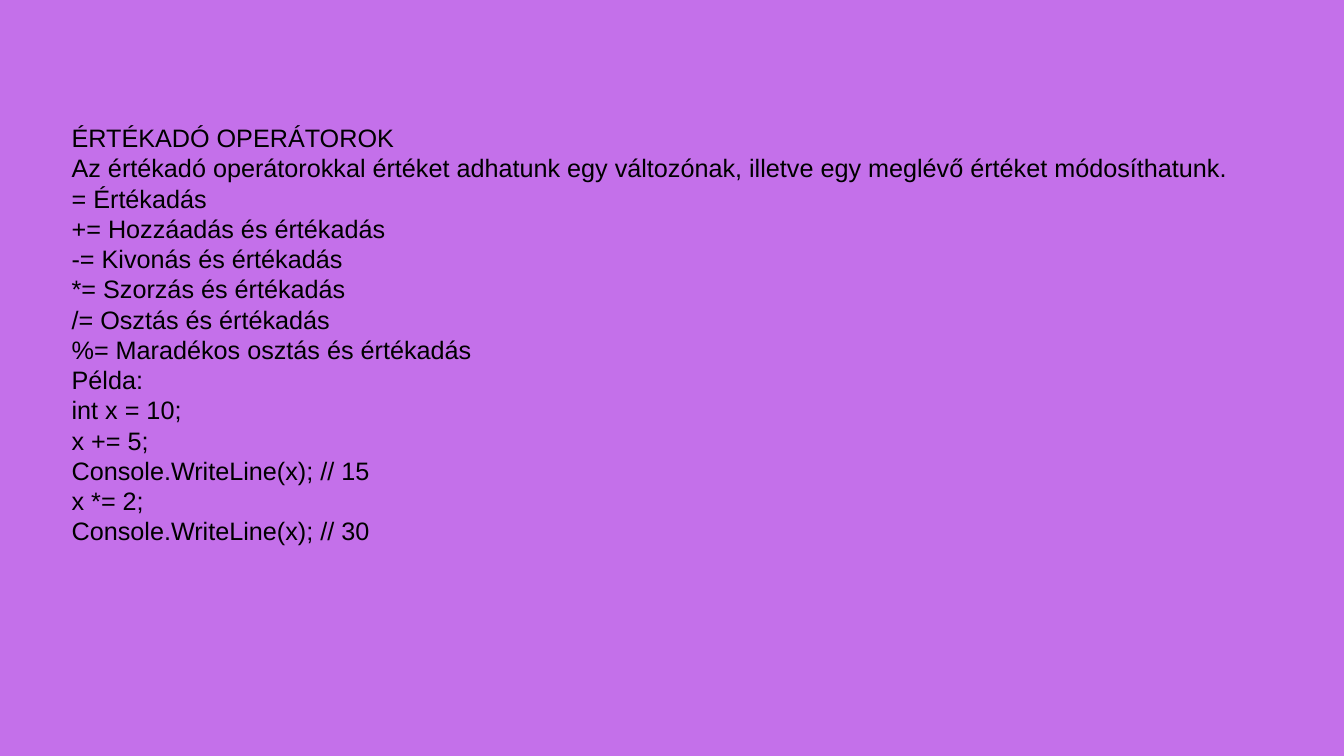
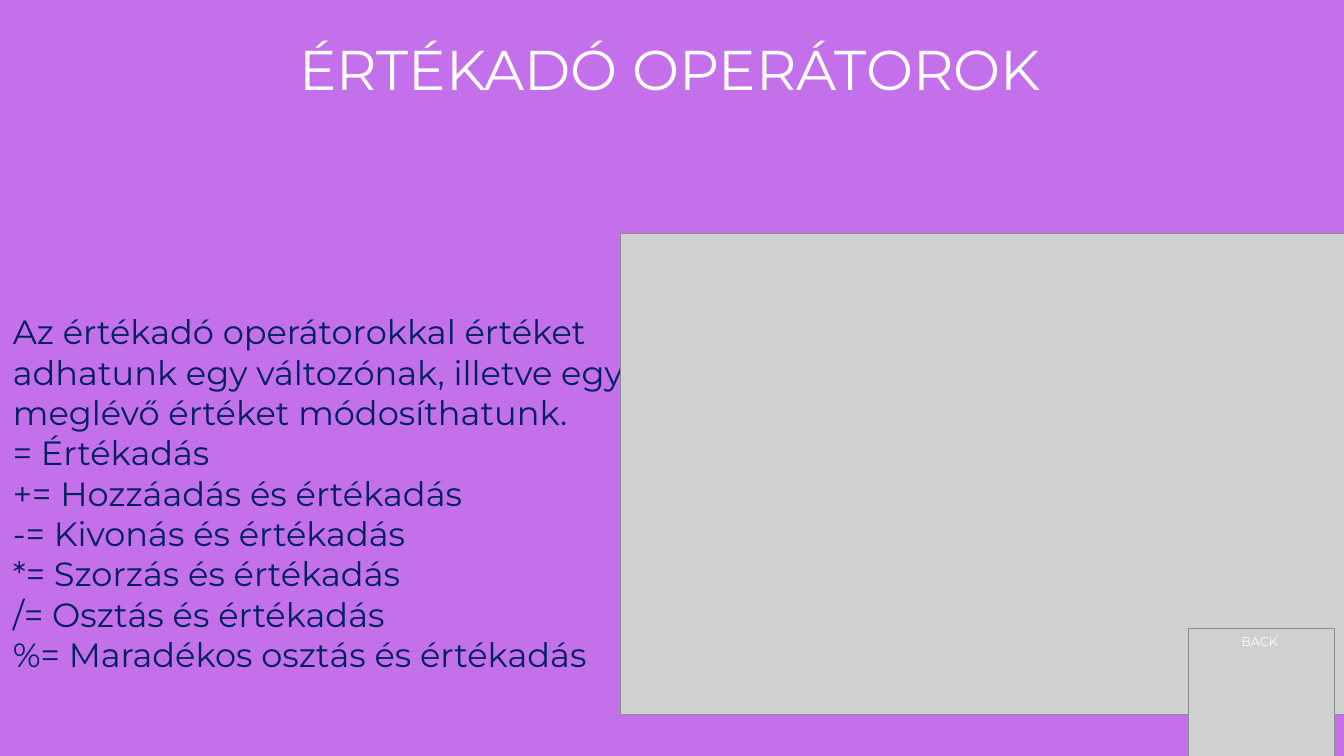
Before and after one commit to Goncol0907/Operatorok, a slide deck: slide 5 of Operátorok.pptx (slide 7 before the commit). Drawn at 1344x756 pixels with LibreOffice and Linux fonts; fonts in the diff are those of the drawing; grey boxes stand for pictures. Boxes give left, top, right and bottom in pixels: in the first picture for what was removed or moved away, otherwise in the second. Text is boxed around its words. In the diff, an @@ line names an element or a change of style, - is before the commit and + after.

```diff
--- a/Operátorok.pptx
+++ b/Operátorok.pptx
@@ text added at bbox=[299, 40, 1040, 91], 40 pt, text #FFFFFF @@
+ÉRTÉKADÓ OPERÁTOROK
@@ text at bbox=[72, 127, 394, 148]: paragraph removed @@
-ÉRTÉKADÓ OPERÁTOROK
@@ picture added at bbox=[620, 233, 1344, 715] @@
@@ text "Az értékadó operátorokkal értéket adhatunk ...": place and size @@
-text "Az értékadó operátorokkal értéket adhatunk ..." at bbox=[72, 127, 1226, 546]
+text "Az értékadó operátorokkal értéket adhatunk ..." at bbox=[13, 319, 623, 667]
@@ text "Az értékadó operátorokkal értéket adhatunk ..." at bbox=[13, 319, 623, 667]: size 18 to 24 pt, font Arial to Montserrat, text colour #000000 to #002060 @@
@@ text at bbox=[72, 370, 369, 546]: paragraphs removed @@
-Példa:
-int x = 10;
-x += 5;
-Console.WriteLine(x); // 15
-x *= 2;
-Console.WriteLine(x); // 30
@@ picture added at bbox=[1190, 628, 1336, 756] @@
@@ text added at bbox=[1241, 639, 1277, 646], 9 pt, text #FFFFFF @@
+BACK
```
Also in this commit, not shown: 6 other slides changed, 1 slide added.
